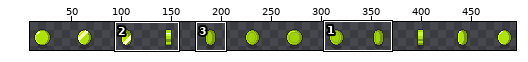
One commit to this sprite sheet: Assets/RafaelMatos/ERW-Grass Land V1.5.1/Props/animated/coin-FLIP.png. The first picture is a wide view before the edit; the outline marks the close-up.
Close-up. As it was:
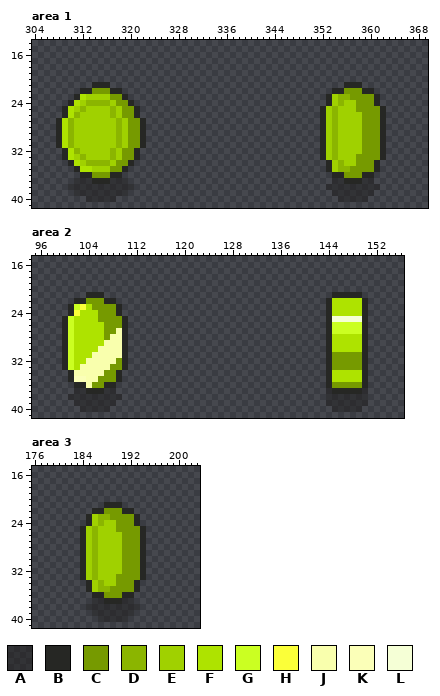
The file is 504x42 pixels. Colours within 5 levels of each other are drawn and written as one. Shown: area 1: x 304..369, y 14..41; area 2: x 95..156, y 15..41; area 3: x 176..203, y 15..41. The wide view leaves out empty margins. The commit also changed other parts of the picture, which this record leaves out.
Palette (. is transparent): A #21212189  B #262724  C #769a00  D #8bb500  E #a0d100  F #aee300  G #cbff22  H #fbff39  J #f9ffad  K #fbffb8  L #f5ffd6
Pixels before, area 1, first column x 308:
21 ......BBB.......................................BBB....
22 ....BBCCCBB...................................BBCCCBB..
23 ...BFEEEECCB.................................BEDDCCCCB.
24 ..BFEDDDDECCB................................BEDEECCCB.
25 .BFEDEEEEDECCB..............................BEDEEECCCCB
26 .BFDEEEEEDECCB..............................BEDEEEECCCB
27 BFDEEEEEEEDECCB.............................BEDEEEECCCB
28 BFDEEEEEEEDECCB.............................BEDEEEECCCB
29 BFDEEEEEEEDECCB.............................BEDEEEECCCB
30 BFDEEEEEEEDECCB.............................BEDEEEECCCB
31 BFDEEEEEEEDECCB.............................BEDEEEECCCB
32 .BFDEEEEEDECCB..............................BEDEEEECCCB
33 .BFEDEEEEDECCB..............................BEDEEECCCCB
34 ..BFEDDDDECCB................................BEDEECCCB.
35 ...BFFEEECCB.................................BEDDCCCCB.
36 ....BBCCCBB...................................BBCCCBB..
37 ...AAABBBAAA..................................AABBBAA..
38 ..AAAAAAAAAAA................................AAAAAAAAA.
39 ...AAAAAAAAA..................................AAAAAAA..
40 .....AAAAA.....................................AAAAA...
Pixels before, area 2, first column x 100:
21 ....BBB......................................BBBBB.
22 ..BBCCCBB...................................BFFFFFB
23 .BGHFCCCCB..................................BFFFFFB
24 .BHFFFCCCB..................................BFFFFFB
25 BGFFFFCCCCB.................................BLLLLLB
26 BGFFFFFCCCB.................................BGGGGGB
27 BGFFFFFCCJB.................................BGGGGGB
28 BGFFFFFCJJB.................................BFFFFFB
29 BGFFFFFJJJB.................................BFFFFFB
30 BGFFFFJJJJB.................................BFFFFFB
31 BGFFFJJJJJB.................................BCCCCCB
32 BGFFJJJJJCB.................................BCCCCCB
33 BGFJJJJJCCB.................................BCCCCCB
34 .BJJJJJCCB..................................BFFFFFB
35 .BKKJJCCCB..................................BFFFFFB
36 ..BBJCCBB...................................BCCCCCB
37 ..AABBBAA...................................ABBBBBA
38 .AAAAAAAAA..................................AAAAAAA
39 ..AAAAAAA...................................AAAAAAA
40 ...AAAAA.....................................AAAAA.
Pixels before, area 3, first column x 184:
21 ....BBB....
22 ..BBCCCBB..
23 .BEDDCCCCB.
24 .BEDEECCCB.
25 BEDEEECCCCB
26 BEDEEEECCCB
27 BEDEEEECCCB
28 BEDEEEECCCB
29 BEDEEEECCCB
30 BEDEEEECCCB
31 BEDEEEECCCB
32 BEDEEEECCCB
33 BEDEEECCCCB
34 .BEDEECCCB.
35 .BEDDCCCCB.
36 ..BBCCCBB..
37 ..AABBBAA..
38 .AAAAAAAAA.
39 ..AAAAAAA..
40 ...AAAAA...
New version:
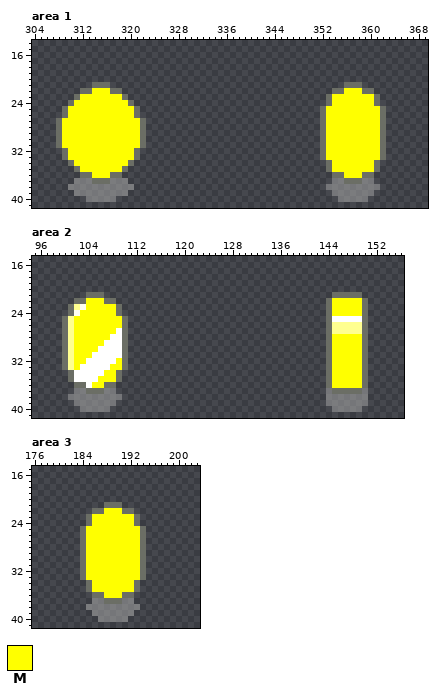
Colours new in this view: M #ffff00
What changed:
colour A: #21212189 -> #a8a8a889
colour B: #262724 -> #6b6e65
colour G: #cbff22 -> #ffff90
colour H: #fbff39 -> #fffff1
colour J: #f9ffad -> #ffffff
Area 1:
y 22: x 314..316 CCC -> MMM; x 356..358 CCC -> MMM
y 23: x 312..318 FEEEECC -> MMMMMMM; x 354..360 EDDCCCC -> MMMMMMM
y 24: x 311..319 FEDDDDECC -> MMMMMMMMM; x 354..360 EDEECCC -> MMMMMMM
y 25: x 310..320 FEDEEEEDECC -> MMMMMMMMMMM; x 353..361 EDEEECCCC -> MMMMMMMMM
y 26: x 310..320 FDEEEEEDECC -> MMMMMMMMMMM; x 353..361 EDEEEECCC -> MMMMMMMMM
y 27..31: x 309..321 FDEEEEEEEDECC -> MMMMMMMMMMMMM; x 353..361 EDEEEECCC -> MMMMMMMMM
y 32: x 310..320 FDEEEEEDECC -> MMMMMMMMMMM; x 353..361 EDEEEECCC -> MMMMMMMMM
y 33: x 310..320 FEDEEEEDECC -> MMMMMMMMMMM; x 353..361 EDEEECCCC -> MMMMMMMMM
y 34: x 311..319 FEDDDDECC -> MMMMMMMMM; x 354..360 EDEECCC -> MMMMMMM
y 35: x 312..318 FFEEECC -> MMMMMMM; x 354..360 EDDCCCC -> MMMMMMM
y 36: x 314..316 CCC -> MMM; x 356..358 CCC -> MMM
Area 2:
y 22: x 104..106 CCC -> MMM; x 145..149 FFFFF -> MMMMM
y 23: x 104..108 FCCCC -> MMMMM; x 145..149 FFFFF -> MMMMM
y 24: x 103..108 FFFCCC -> MMMMMM; x 145..149 FFFFF -> MMMMM
y 25: x 102..109 FFFFCCCC -> MMMMMMMM; x 145..149 LLLLL -> JJJJJ
y 26: x 102..109 FFFFFCCC -> MMMMMMMM
y 27: x 102..108 FFFFFCC -> MMMMMMM
y 28: x 102..107 FFFFFC -> MMMMMM; x 145..149 FFFFF -> MMMMM
y 29: x 102..106 FFFFF -> MMMMM; x 145..149 FFFFF -> MMMMM
y 30: x 102..105 FFFF -> MMMM; x 145..149 FFFFF -> MMMMM
y 31: x 102..104 FFF -> MMM; x 145..149 CCCCC -> MMMMM
y 32: x 102..103 FF -> MM; x 109 C -> M; x 145..149 CCCCC -> MMMMM
y 33: x 102 F -> M; x 108..109 CC -> MM; x 145..149 CCCCC -> MMMMM
y 34: x 107..108 CC -> MM; x 145..149 FFFFF -> MMMMM
y 35: x 102..103 KK -> JJ; x 106..108 CCC -> MMM; x 145..149 FFFFF -> MMMMM
y 36: x 105..106 CC -> MM; x 145..149 CCCCC -> MMMMM
Area 3:
y 22: x 188..190 CCC -> MMM
y 23: x 186..192 EDDCCCC -> MMMMMMM
y 24: x 186..192 EDEECCC -> MMMMMMM
y 25: x 185..193 EDEEECCCC -> MMMMMMMMM
y 26..32: x 185..193 EDEEEECCC -> MMMMMMMMM
y 33: x 185..193 EDEEECCCC -> MMMMMMMMM
y 34: x 186..192 EDEECCC -> MMMMMMM
y 35: x 186..192 EDDCCCC -> MMMMMMM
y 36: x 188..190 CCC -> MMM
